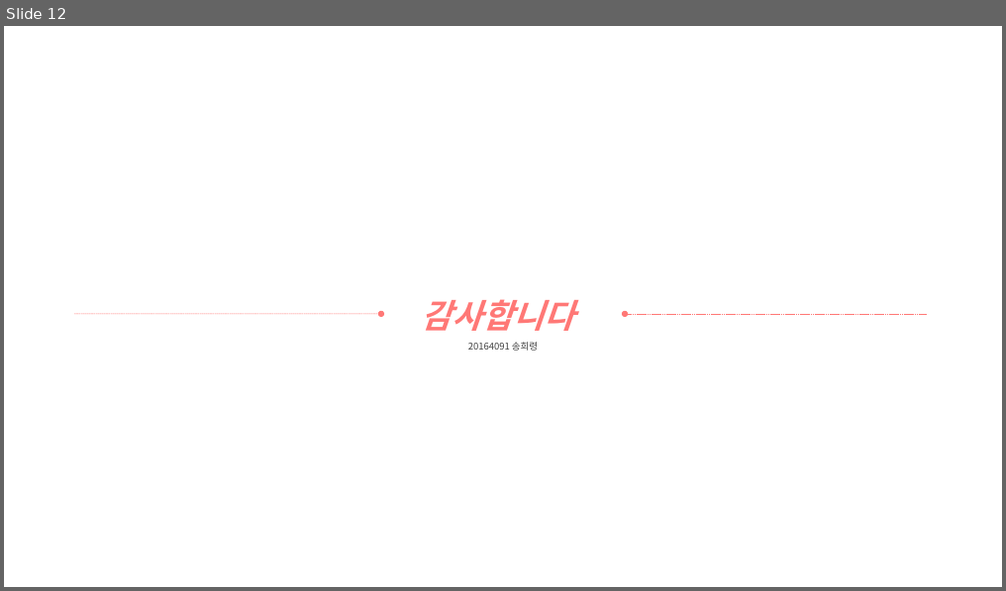
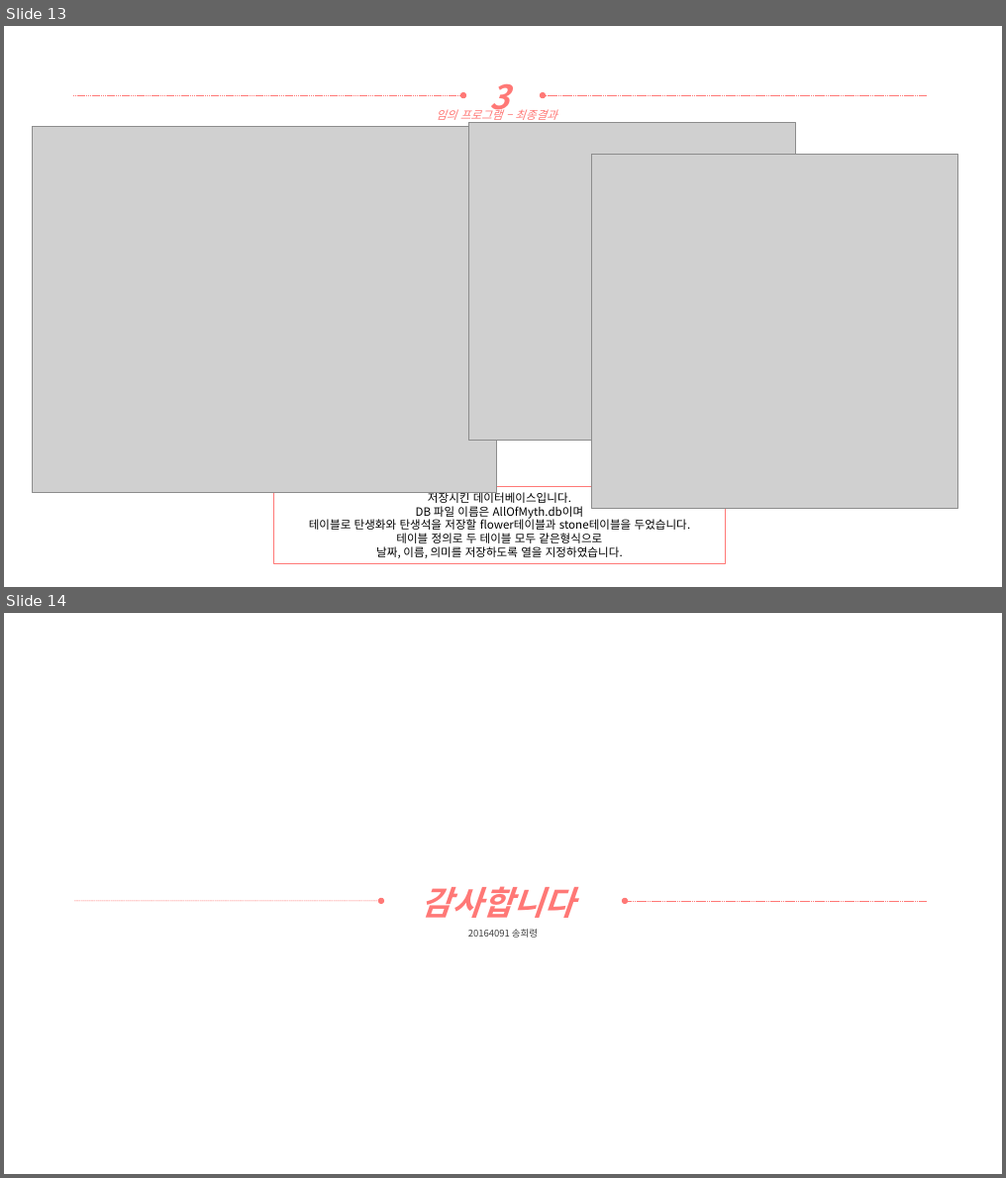
Before and after one commit to yooatom2200/Programing_Base_2, a slide deck: 5장/20164091-송희령-5주차 과제.pptx. Shown one above the other, each under a label of ours: slide 12 before the commit, slides 13 and 14 after it. The pictures are 1006x591 and 1006x1178 pixels, drawn with LibreOffice and Linux fonts; fonts in the diff are those of the drawing; grey boxes stand for pictures. Boxes give left, top, right and bottom in pixels: in the first picture for what was removed or moved away, otherwise in the second. Text is boxed around its words. In the diff, an @@ line names an element or a change of style, - is before the commit and + after.

```diff
--- a/5장/20164091-송희령-5주차 과제.pptx
+++ b/5장/20164091-송희령-5주차 과제.pptx
@@ slide 13 added at (4, 26, 1002, 587), background #FFFFFF @@
@@ text added at (490, 84, 510, 119), 32 pt, text #FF7876, bold, italic @@
+3
@@ arrow added from (73, 95) to (463, 95), #FF7876 0.5 pt dashed @@
@@ text added at (436, 107, 557, 124), 11 pt, text #FF7876, italic @@
+임의 프로그램 – 최종결과
@@ arrow added from (927, 95) to (543, 95), #FF7876 0.5 pt dashed @@
@@ picture added at (33, 126, 497, 493) @@
@@ picture added at (468, 123, 795, 439) @@
@@ picture added at (592, 154, 957, 509) @@
@@ rectangle added at (274, 487, 726, 565), outline #FF7876 1 pt, 11 pt, text #000000 @@
+저장시킨 데이터베이스입니다.
+DB 파일 이름은 AllOfMyth.db이며
+테이블로 탄생화와 탄생석을 저장할 flower테이블과 stone테이블을 두었습니다.
+테이블 정의로 두 테이블 모두 같은형식으로
+날짜, 이름, 의미를 저장하도록 열을 지정하였습니다.
@@ what was slide 12 is now slide 14 @@
```
Also in this commit, not shown: 1 slide changed, 2 other slides added, 1 slide removed, 4 other files.
